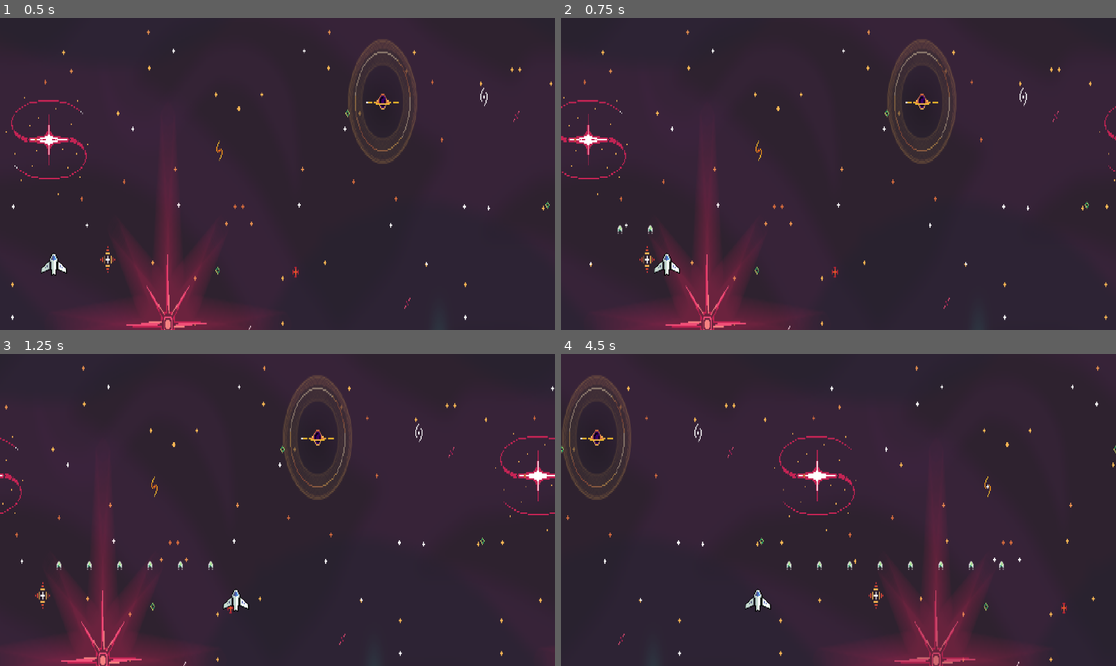
Above: before the commit, frames 1-4 (two rows, left to right).
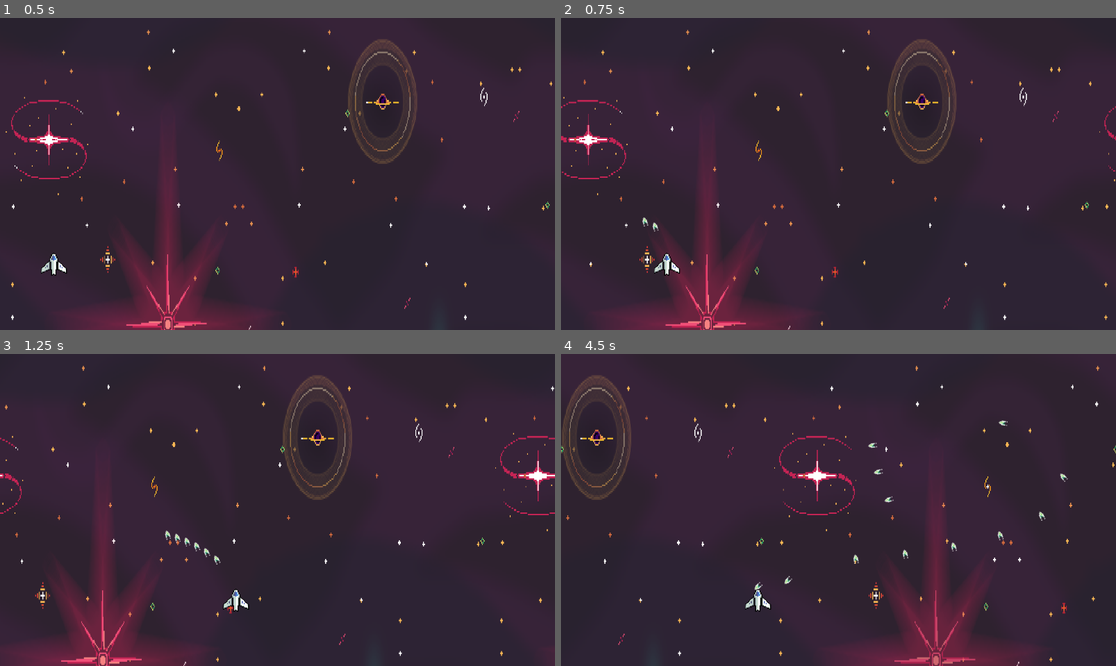
Above: after the commit, the same moments.

Repository: amantenoah/03-Shoot-EEm-Up
Game: Godot game, scene res://game_scene.tscn
Two runs of this game, one before a commit and one after it. Both use one fixed random seed, a clock stepped at 60 frames per second and the inputs below.
Inputs (mouse positions are in pixels of both pictures, inside the frame that each line leads up to):
- Up to frame 1 (0.5 s): no input
- Up to frame 2 (0.75 s): move the mouse to (960, 158) at 0.52 s; press the mouse at (960, 158) at 0.53 s; hold D (right) from 0.53 s (still down)
- Up to frame 3 (1.25 s): keep holding D (right)
- Up to frame 4 (4.5 s): move the mouse to (727, 525) at 1.27 s; release D (right) at 1.28 s; release the mouse at (727, 525) at 1.28 s; hold S (down) 1.28-2.03 s; click (727, 525) at 1.35 s; move the mouse to (894, 441) at 2.02 s; press the mouse at (894, 441) at 2.03 s; hold D (right) 2.03-2.78 s; move the mouse to (810, 572) at 2.77 s; release the mouse at (810, 572) at 2.78 s; hold W (up) 2.78-3.53 s; click (810, 572) at 2.85 s; move the mouse to (1005, 556) at 3.52 s; press the mouse at (1005, 556) at 3.53 s; hold A (left) from 3.53 s (still down); move the mouse to (672, 463) at 4.27 s; release the mouse at (672, 463) at 4.28 s; click (672, 463) at 4.35 s

Frame 1 is identical in both runs. In frame 2, less than 0.1% of the frame differs, in the area x 10-18%, y 63-70%; in frame 3, 0.2%; in frame 4, 0.4%, in the area x 34-92%, y 21-76%.

Commit message:
add: bullets can travel

Diff:
--- a/shoot-em-up/bullet.gd
+++ b/shoot-em-up/bullet.gd
@@ -9,6 +9,8 @@
 func _process(delta: float) -> void:
 	translate(move_dir * speed * delta)
 
+	rotation = move_dir.angle()
+
 # Called when the node enters the scene tree for the first time.
 func _on_body_entered(body):
 	pass
--- a/shoot-em-up/player.gd
+++ b/shoot-em-up/player.gd
@@ -23,6 +23,11 @@
 	get_tree().root.add_child(bullet)
 	bullet.global_position = muzzle.global_position
 
+	var mouse_pos = get_global_mouse_position()
+	var mouse_dir = muzzle.global_position.direction_to(mouse_pos)
+
+	bullet.move_dir = mouse_dir
+
 func _process(delta):
 	if Input.is_action_pressed("shoot"):
 		if Time.get_unix_time_from_system() - last_shoot_time > shoot_rate:
